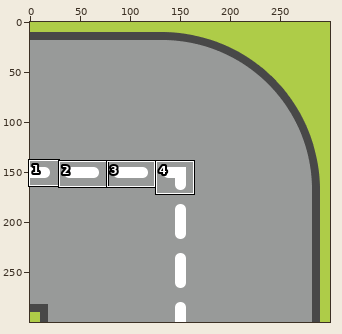
Sprite sheet, stored at WPFApp/Resources/Tracks/cornerTR.png. The first picture is a wide view before the edit; the outline marks the close-up.
Close-up. Before the commit:
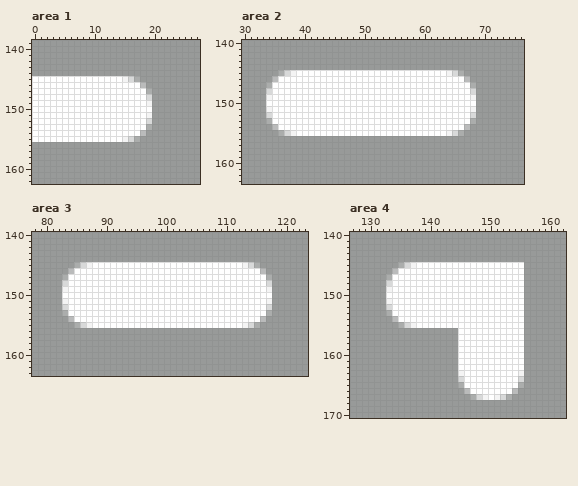
The file is 300x300 pixels. Colours within 5 levels of each other are drawn and written as one. Shown: area 1: x 0..27, y 139..162; area 2: x 30..76, y 140..163; area 3: x 78..123, y 140..163; area 4: x 127..162, y 140..170. The commit also changed other parts of the picture, which this record leaves out.
After:
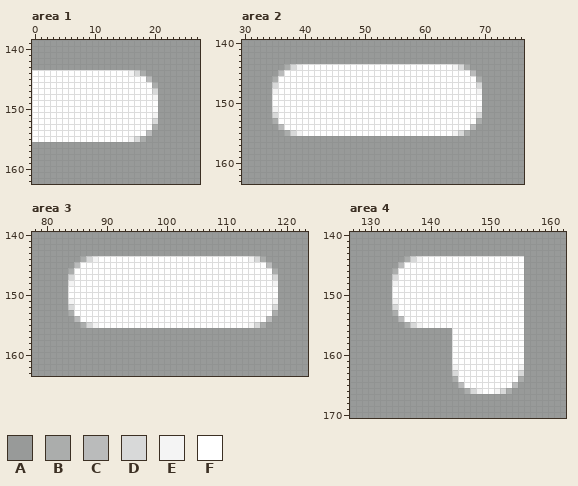
Palette (. is transparent): A #989a99  B #abadac  C #babbbb  D #d8d9d9  E #f4f4f4  F #ffffff
Changes in this commit:
Area 1:
y 144: x 0..18 AAAAAAAAAAAAAAAAAAA -> FFFFFFFFFFFFFFFFEDB
y 145: x 15..19 EDBAA -> FFFFC
y 146: x 18..20 CAA -> FFB
y 147: x 19..20 BA -> FD
y 148: x 19..20 DA -> FE
y 149: x 19..20 EA -> FF
y 150: x 20 A -> F
y 151: x 19..20 EA -> FE
y 152: x 19..20 DA -> FD
y 153: x 19..20 BA -> FB
y 154: x 18..19 CA -> FC
y 155: x 15..18 EDBA -> FEDB
Area 2:
y 144: x 37..67 AAAAAAAAAAAAAAAAAAAAAAAAAAAAAAA -> BDEFFFFFFFFFFFFFFFFFFFFFFFFFEDB
y 145: x 36..38 BDE -> CFF; x 64..68 EDBAA -> FFFFC
y 146: x 35 C -> B; x 67..69 CAA -> FFB
y 147: x 34..35 BF -> AD; x 68..69 BA -> FD
y 148: x 34..35 DF -> AE; x 68..69 DA -> FE
y 149: x 34 E -> A; x 68..69 EA -> FF
y 150: x 34 F -> A; x 69 A -> F
y 151: x 34..35 EF -> AE; x 68..69 EA -> FE
y 152: x 34..35 DF -> AD; x 68..69 DA -> FD
y 153: x 34..35 BF -> AB; x 68..69 BA -> FB
y 154: x 35..36 CF -> AC; x 67..68 CA -> FC
y 155: x 36..39 BDEF -> ABDE; x 64..67 EDBA -> FEDB
Area 3:
y 144: x 86..116 AAAAAAAAAAAAAAAAAAAAAAAAAAAAAAA -> BDEFFFFFFFFFFFFFFFFFFFFFFFFFEDB
y 145: x 85..87 BDE -> CFF; x 113..117 EDBAA -> FFFFC
y 146: x 84 C -> B; x 116..118 CAA -> FFB
y 147: x 83..84 BF -> AD; x 117..118 BA -> FD
y 148: x 83..84 DF -> AE; x 117..118 DA -> FE
y 149: x 83 E -> A; x 117..118 EA -> FF
y 150: x 83 F -> A; x 118 A -> F
y 151: x 83..84 EF -> AE; x 117..118 EA -> FE
y 152: x 83..84 DF -> AD; x 117..118 DA -> FD
y 153: x 83..84 BF -> AB; x 117..118 BA -> FB
y 154: x 84..85 CF -> AC; x 116..117 CA -> FC
y 155: x 85..88 BDEF -> ABDE; x 113..116 EDBA -> FEDB
Area 4:
y 144: x 136..155 AAAAAAAAAAAAAAAAAAAA -> BDEFFFFFFFFFFFFFFFFF
y 145: x 135..137 BDE -> CFF
y 146: x 134 C -> B
y 147: x 133..134 BF -> AD
y 148: x 133..134 DF -> AE
y 149: x 133 E -> A
y 150: x 133 F -> A
y 151: x 133..134 EF -> AE
y 152: x 133..134 DF -> AD
y 153: x 133..134 BF -> AB
y 154: x 134..135 CF -> AC
y 155: x 135..138 BDEF -> ABDE
y 156..161: x 144 A -> F
y 162: x 144 A -> E; x 155 F -> E
y 163: x 144..145 AE -> DF; x 155 E -> D
y 164: x 144..145 AD -> BF; x 155 D -> B
y 165: x 145 B -> C; x 154..155 FB -> CA
y 166: x 146..148 CFF -> BDE; x 151..154 FFFC -> EDBA
y 167: x 147..153 BDEFEDB -> AAAAAAA
Pixel boxes of the changes (left, top, right, bottom) in both close-ups:
changed: (32, 70, 158, 142)
changed: (266, 64, 482, 136)
changed: (62, 256, 278, 328)
changed: (386, 256, 524, 328)
changed: (452, 328, 524, 400)
